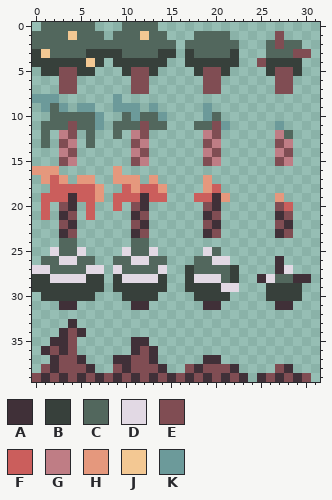
Two versions of one pixel-art sprite, public/tree-sprite.png. The picture above was drawn from the file before the commit.
The file is 32x40 pixels. Colours within 5 levels of each other are drawn and written as one.
Palette (. is transparent): A #403038  B #37403b  C #52675d  D #e2d9e4  E #804d53  F #cb5e5c  G #bf7d85  H #e5987d  J #f3c893  K #6c9a9a
Pixels before, first column x 0:
 0 .CCCCCC...CCCC.................
 1 CCCCJCCC.CCCJCC...CCCC.....E...
 2 CCCCCCCCCCCCCCCC.CCCCCC...CECC.
 3 BJCCCCBBBBCCCCBB.BCCCCB...CCCEE
 4 BBBBBBJB.BBBBBB..BBBBBB..EBBBB.
 5 .BBEEBB...BEEB....BEEB....BEEB.
 6 ...EE......EE......EE......EE..
 7 ...EE......EE......EE......EE..
 8 KKK......K.....................
 9 .KCK.KK..KKK.K.....K...........
10 ..CCCCCK..CKCCK....KC..........
11 .CCCECCK.CCCECC...CCEK.....K...
12 .C.GE.C..C.GE......GE......GC..
13 .C.EG.C....EG......EG......EG..
14 ...GE......GE......GE......GE..
15 ...EG......EG......EG......EG..
16 HHH......H.....................
17 .HFH.HH..HHH.H.....H...........
18 ..FFFFFH..FHFFH....HF..........
19 .FFFAFFH.FFFAFF...FFAH.....H...
20 .F.EA.F..F.EA......EA......EF..
21 .F.AE.F....AE......AE......AE..
22 ...EA......EA......EA......EA..
23 ...AE......AE......AE......AE..
24 ...CC......CC..................
25 ..DCCD....DCCD.....DC..........
26 .CCDDCC..CCDDCC...CCDD.....A...
27 DDCCCCDD.DCCCCD..BCCCCB....AD..
28 BBDDDDBB.BDDDDB..BDDDCB..ADCCAA
29 BBBBBBBB.BBBBBB..BBBBDD...BBBB.
30 .BBBBBB...BBBB....BBBB....BBBB.
31 ...AA......AA......AA......AA..
32 ...............................
33 ....A..........................
34 ...AEA.........................
35 ..AAE......AA..................
36 .AEAE......AEA.................
37 ..AEEA...AAEEA.....AA..........
38 .EAEEEA..EAEEEA..EAEEEA....EA..
39 EAEAEAEAEAEAEAEAEAEAEAEA.AEAEAE
New version:
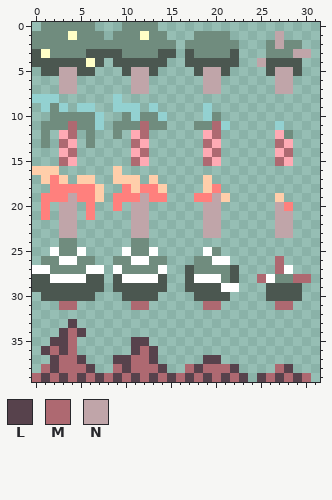
Colours new in this view: L #57424c  M #ae6971  N #c0a5a9
The exact change:
colour B: #37403b -> #4b5750
colour C: #52675d -> #708c7e
colour D: #e2d9e4 -> #ffffff
colour F: #cb5e5c -> #ff807d
colour G: #bf7d85 -> #ffaab4
colour H: #e5987d -> #ffceaa
colour J: #f3c893 -> #ffffc7
colour K: #6c9a9a -> #93d1d1
Changed rows in their new state; - is a pixel that keeps its letter.
first column x 3:
 1 ------------------------N---
 2 ------------------------N---
 3 --------------------------NN
 4 ----------------------N-----
 5 NN------NN------NN------NN--
 6 NN------NN------NN------NN--
 7 NN------NN------NN------NN--
first column x 3:
11 -M-------M-------M--------
12 -M-------M-------M--------
13 M-------M-------M-------M-
14 -M-------M-------M-------M
15 M-------M-------M-------M-
first column x 0:
19 ----N-------N-------N----------
20 ---NN------NN------NN------N---
21 ---NN------NN------NN------NN--
22 ---NN------NN------NN------NN--
23 ---NN------NN------NN------NN--
26 ---------------------------M---
27 ---------------------------M---
28 -------------------------M---MM
31 ---MM------MM------MM------MM--
33 ----L--------------------------
34 ---LML-------------------------
35 --LLM------LL------------------
36 -LMLM------LML-----------------
37 --LMML---LLMML-----LL----------
38 -MLMMML--MLMMML--MLMMML----ML--
39 MLMLMLMLMLMLMLMLMLMLMLML-LMLMLM
